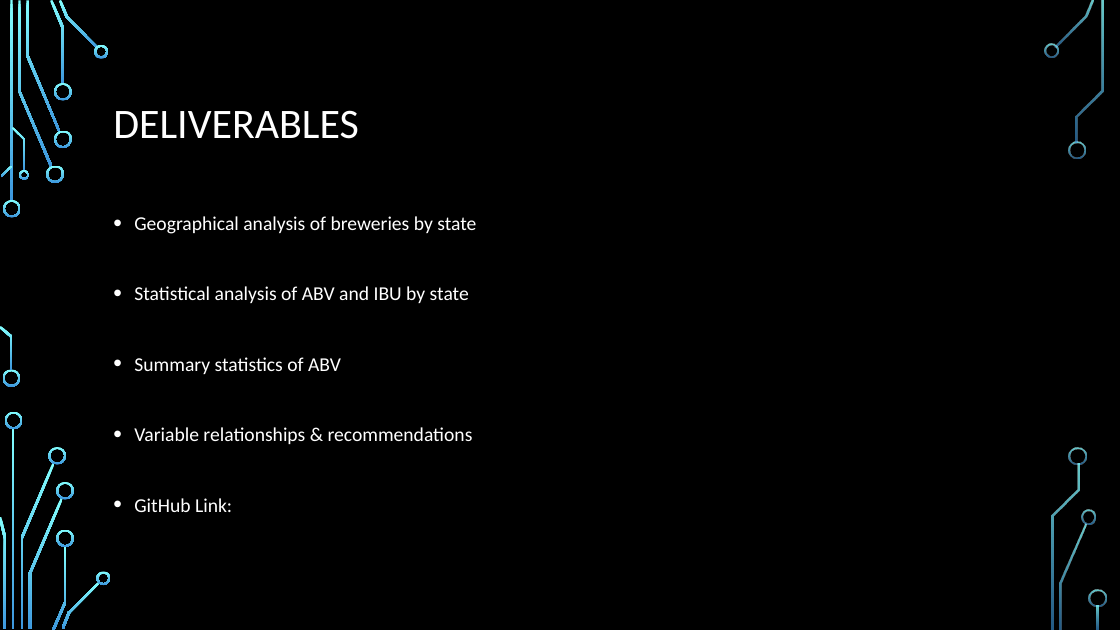
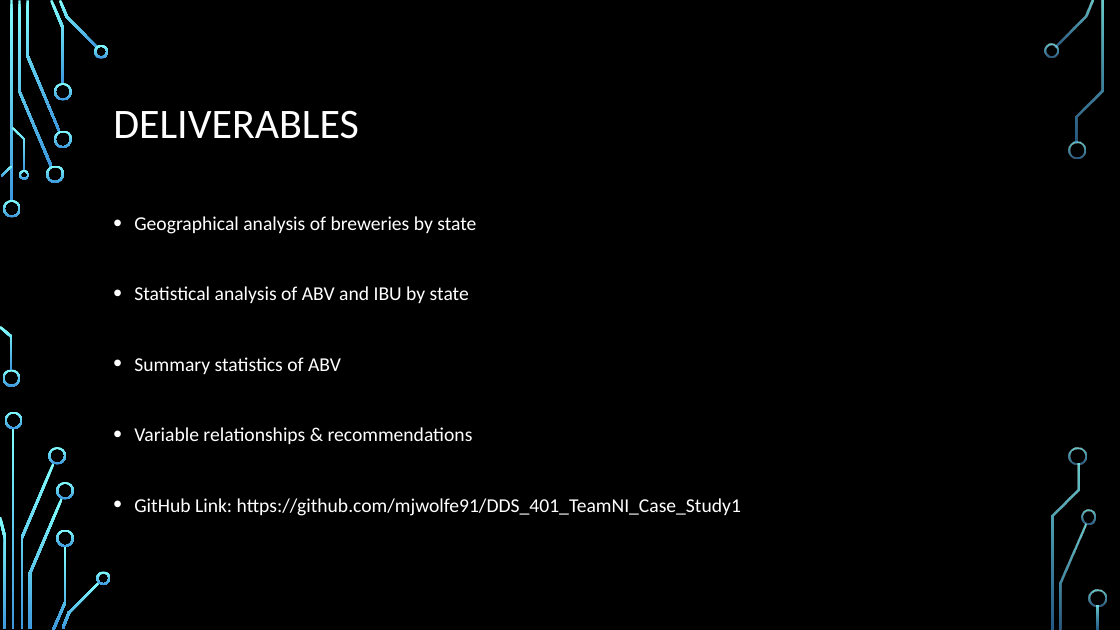
Before and after one commit to rechavez/DDS_401_TeamNI_Case_Study1, a slide deck: slide 3 of DDS401 Team NI Case Study 1 Presentation.pptx. Drawn at 1120x630 pixels with LibreOffice and Linux fonts; fonts in the diff are those of the drawing; background and template pictures are left out. Boxes give left, top, right and bottom in pixels: in the first picture for what was removed or moved away, otherwise in the second. Text is boxed around its words. In the diff, an @@ line names an element or a change of style, - is before the commit and + after.

Commit message:
added Github link to powerpoint

```diff
--- a/DDS401 Team NI Case Study 1 Presentation.pptx
+++ b/DDS401 Team NI Case Study 1 Presentation.pptx
@@ text at [134, 498, 741, 516]: text changed @@
-• GitHub Link:
+• GitHub Link: https://github.com/mjwolfe91/DDS_401_TeamNI_Case_Study1
```
